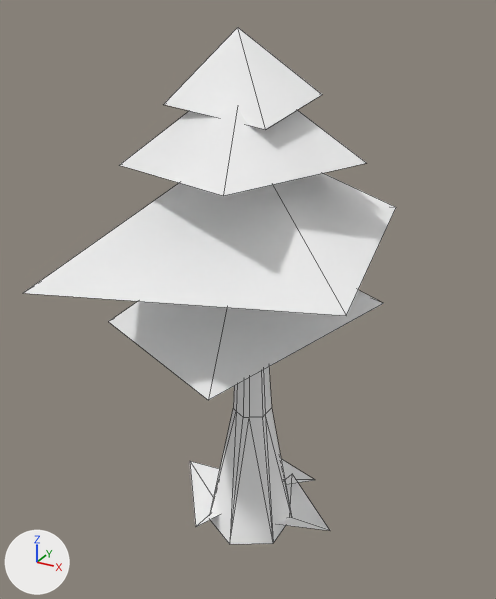
Before and after pictures for a commit that changed the glTF model spikes/godot-gdext/assets/models/ashentree.glb.
Both versions are drawn from a camera (50 mm lens) standing at (234.0, -427.0, 429.0) and looking at (0.0, -2.0, 216.0). Lighting does not change. The marker at lower left points along +X, +Y and +Z. The picture after the commit comes second. Mesh edges are drawn as thin lines. Vertices at exactly the same position are counted once.
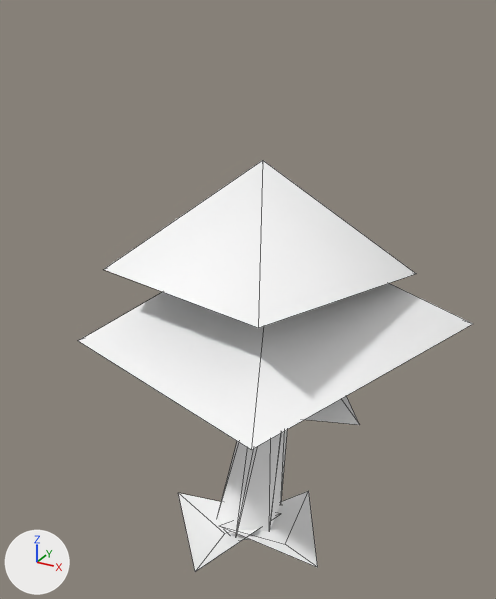
The change, as a list of edits to the scene's bpy script:
```text
Change mat_material_0:
    mat_material_0.metallic: 1.0 -> 0.0
Change me_mesh_0:
    used by ob_mesh_0; location = (0.0, 0.0, 0.0)
    verts and faces of me_mesh_0; kept vertices keep their numbers, new ones are numbered from 63
    before: 0 (-81.0, 28.0, 16.0) at pixel (189, 460), 1 (-26.0, -46.0, 16.0) at pixel (195, 526), 2 (-32.0, 0.0, 1.0), 3 (11.0, 39.0, 16.0)
    remove me_mesh_0.from_pydata(...)  # 63 vertices, 71 faces; spans x -131.0..112.0, y -145.0..145.0, z 0.0..410.0
    add me_mesh_0.from_pydata(...)  # 58 vertices, 67 faces; spans x -100.0..155.0, y -147.0..138.0, z 0.0..326.0
    me_mesh_0 part 1: the loose piece of 19 vertices spanning x -31.0..33.0, y -36.0..39.0, z 1.0..385.0 is rebuilt with 19 vertices and now spans x -27.0..33.0, y -30.0..28.0, z 1.0..314.0
    me_mesh_0 part 2: the loose piece of 5 vertices spanning x -131.0..112.0, y -145.0..145.0, z 256.0..338.0 is rebuilt with 5 vertices and now spans x -71.0..112.0, y -119.0..90.0, z 235.0..326.0
    me_mesh_0 part 3: the loose piece of 5 vertices spanning x -104.0..85.0, y -101.0..116.0, z 187.0..268.0 is rebuilt with 5 vertices and now spans x -100.0..155.0, y -147.0..138.0, z 191.0..278.0
    me_mesh_0 part 4: the loose piece of 4 vertices spanning x -32.0..36.0, y 15.0..85.0, z 5.0..13.0 is rebuilt with 4 vertices and now spans x -25.0..25.0, y -7.0..54.0, z 5.0..13.0
    me_mesh_0 part 5: the loose piece of 4 vertices spanning x -3.0..74.0, y -18.0..62.0, z 3.0..12.0 is rebuilt with 4 vertices and now spans x -10.0..83.0, y -38.0..43.0, z 1.0..16.0
    me_mesh_0 part 6: the loose piece of 5 vertices spanning x -61.0..68.0, y -109.0..93.0, z 316.0..383.0 is deleted
    me_mesh_0 part 7: the loose piece of 5 vertices spanning x -48.0..31.0, y -37.0..59.0, z 352.0..410.0 is deleted
    me_mesh_0 part 8
    add delete_vertices([*range(0, 4)])  # with the faces that use them
    add verts[68] = (-2.0, -86.0, 12.0)  # pixel (195, 571)
    add verts[69] = (28.0, 7.0, 12.0)  # pixel (281, 513)
    add verts[70] = (-9.0, -27.0, 0.0)  # pixel (224, 533)
    add verts[71] = (-67.0, -13.0, 12.0)  # pixel (178, 492)
    add faces += [(68, 69, 70), (68, 70, 71), (69, 71, 70)]
    me_mesh_0 part 9
    add verts[63] = (-73.0, 30.0, 154.0)
    add verts[64] = (4.0, -93.0, 171.0)
    add verts[65] = (20.0, -2.0, 220.0)
    add verts[66] = (107.0, -34.0, 155.0)  # pixel (359, 424)
    add verts[67] = (27.0, 93.0, 138.0)
    add faces += [(63, 64, 65), (64, 66, 65), (65, 66, 67), (63, 65, 67)]
    other edits to the shape of me_mesh_0 do not show in these pictures
```

Where the change shows, as pixel boxes (x1, y1, x2, y2) in the pictures (496 x 599 px; the box of a moved part takes in the faces that stretch with it):
'Mesh_0', surface changed, reshaped (6% wider, 20% shorter)
    before: (24, 27, 396, 544)
    after: (78, 160, 473, 572)
part 1 of me_mesh_0, rebuilt
    before: (210, 367, 291, 544)
    after: (217, 429, 288, 540)
part 2 of me_mesh_0, rebuilt
    before: (24, 173, 396, 316)
    after: (103, 160, 416, 328)
part 3 of me_mesh_0, rebuilt
    before: (109, 290, 384, 400)
    after: (78, 283, 473, 450)
part 4 of me_mesh_0, rebuilt (not visible afterwards)
    before: (281, 459, 314, 484)
part 5 of me_mesh_0, rebuilt
    before: (279, 474, 330, 531)
    after: (220, 491, 317, 567)
part 6 of me_mesh_0, deleted
    before: (120, 107, 366, 196)
part 7 of me_mesh_0, deleted
    before: (164, 27, 322, 129)
part 8 of me_mesh_0, moved or reshaped
    before: (190, 461, 220, 527)
    after: (178, 493, 281, 572)
part 9 of me_mesh_0, added
    after: (305, 396, 359, 425)
